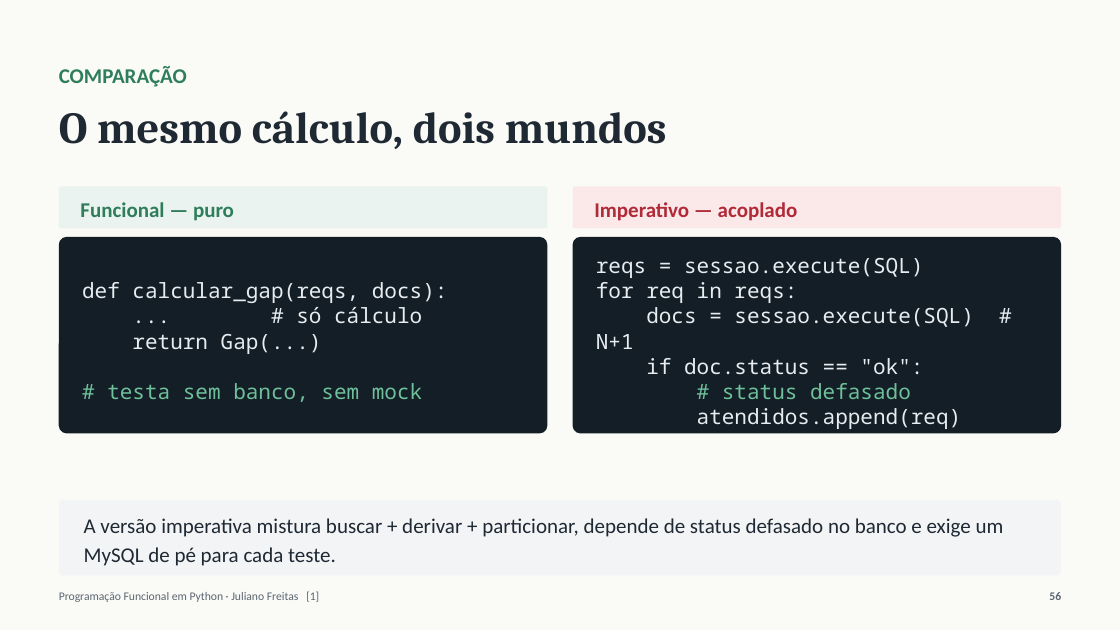
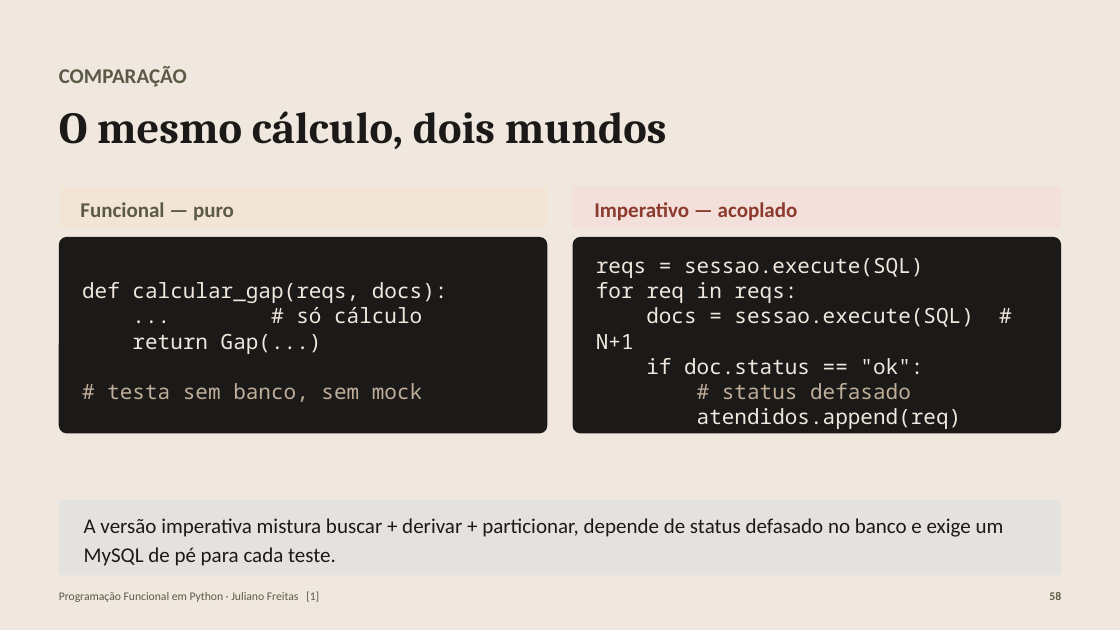
Before and after one commit to julianosfreitas/scrapping_italy, a slide deck: slide 58 of docs/PF-Python-Ponte-Italia.pptx (slide 56 before the commit). Drawn at 1120x630 pixels with LibreOffice and Linux fonts; fonts in the diff are those of the drawing. Boxes give left, top, right and bottom in pixels: in the first picture for what was removed or moved away, otherwise in the second. Text is boxed around its words. In the diff, an @@ line names an element or a change of style, - is before the commit and + after.

Commit message:
docs: slides na paleta do logo — mais simples, didáticos e com exemplos reais

```diff
--- a/docs/PF-Python-Ponte-Italia.pptx
+++ b/docs/PF-Python-Ponte-Italia.pptx
@@ rectangle at [0,0,1120,630]: fill #FAFAF7 to #F0E8DE @@
@@ text "COMPARAÇÃO" at [59,66,187,87]: text colour #2E7D5B to #5A5A47 @@
@@ text "O mesmo cálculo, dois mundos" at [59,111,667,149]: text colour #1F2933 to #1B1A18 @@
@@ rounded rectangle "Funcional — puro" at [59,187,548,229]: text colour #2E7D5B to #5A5A47; fill #EAF3EF to #F2E5D5 @@
@@ rounded rectangle "Imperativo — acoplado" at [573,187,1062,229]: text colour #B02A37 to #8C3A2E; fill #FBE9EA to #F3E0DA @@
@@ rounded rectangle "def calcular_gap(reqs, docs):" at [59,237,548,434]: text colour #E6ECF0 to #F0E8DE in "def calcular_gap(reqs, docs):", "... # só cálculo", "return Gap(...)"; text colour #6EC09B to #BFAE99 in "# testa sem banco, sem mock"; fill #141E26 to #1B1A18 @@
@@ rounded rectangle "reqs = sessao.execute(SQL)" at [573,237,1062,434]: text colour #E6ECF0 to #F0E8DE in "reqs = sessao.execute(SQL)", "for req in reqs:", "docs = sessao.execute(SQL) # N+1", "if doc.status == "ok":" and 1 more places; text colour #6EC09B to #BFAE99 in "# status defasado"; fill #141E26 to #1B1A18 @@
@@ rounded rectangle "A versão imperativa mistura buscar ..." at [59,500,1061,576]: text colour #1F2933 to #1B1A18; fill #F3F4F6 to #E3E2DF @@
@@ text "Programação Funcional em Python · ..." at [59,591,319,602]: text colour #5B6670 to #5A5A47 @@
@@ text at [1049,592,1061,600]: text changed; text colour #5B6670 to #5A5A47 @@
-56
+58
```
Also in this commit, not shown: 60 other slides changed, 2 slides added, 4 other files.
